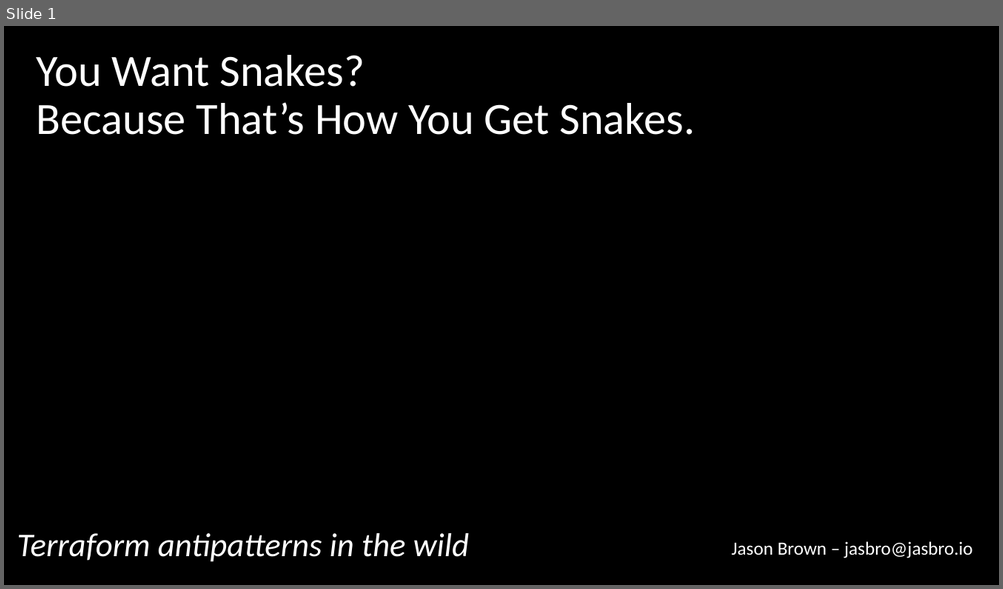
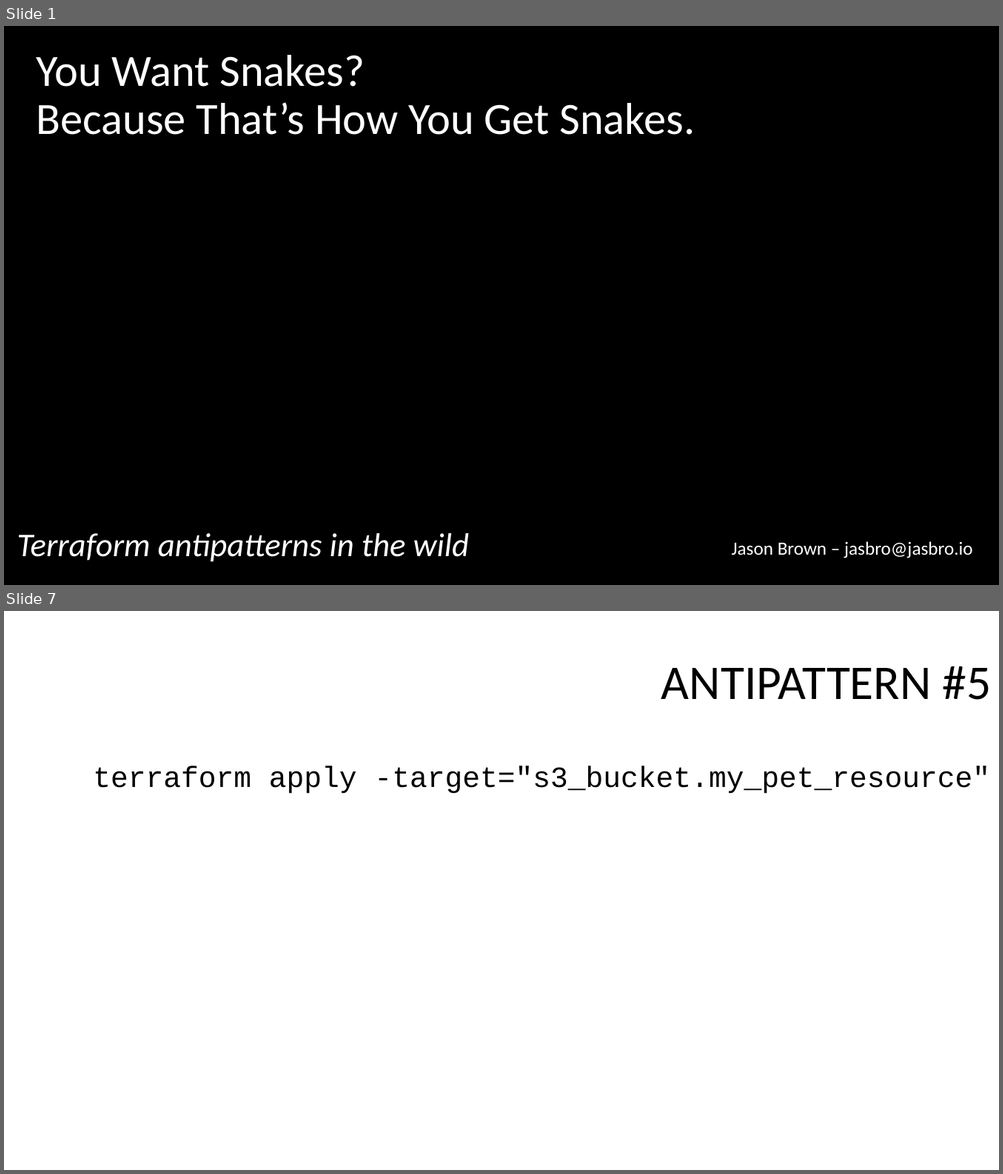
Before and after one commit to stopthatastronaut/Speaking, a slide deck: TerraformAntiPatterns/SNAKES.EVERYWHERE.pptx. Shown one above the other, each under a label of ours: slide 1 before the commit, slides 1 and 7 after it; the slides between them are not shown. The pictures are 1003x589 and 1003x1174 pixels, drawn with LibreOffice and Linux fonts; fonts in the diff are those of the drawing; background and template pictures are left out. Boxes give left, top, right and bottom in pixels: in the first picture for what was removed or moved away, otherwise in the second. Text is boxed around its words. In the diff, an @@ line names an element or a change of style, - is before the commit and + after.

Commit message:
update terraform talk

```diff
--- a/TerraformAntiPatterns/SNAKES.EVERYWHERE.pptx
+++ b/TerraformAntiPatterns/SNAKES.EVERYWHERE.pptx
@@ slide 7 added at (4,611,999,1170), background picture (left out) @@
@@ text added at (93,666,991,794), 28.3 pt, text #000000 @@
+ANTIPATTERN #5
+terraform apply -target="s3_bucket.my_pet_resource"
```
Also in this commit, not shown: 6 other slides added, 4 other files.
